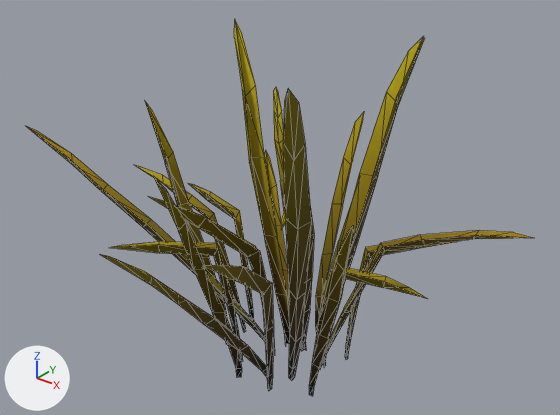
Two versions of the glTF model assets/nature/Grass_Wispy_Short.gltf, one commit apart.
Camera for both pictures: a 50 mm camera at (1.259, -1.584, 1.494) aimed at (-0.033, 0.031, 0.492). The axes (+X, +Y, +Z) are drawn at lower left. The lights are the same throughout. The first picture is the older version. Mesh edges are drawn as thin lines.

Script lines for the objects in view, before the commit:
```python
mat_grass = bpy.data.materials.new('Grass')
mat_grass.use_nodes = True; mat_grass.node_tree.nodes.clear()
_N = mat_grass.node_tree.nodes; _L = mat_grass.node_tree.links
n0 = _N.new('ShaderNodeBsdfPrincipled'); n0.name = 'Principled BSDF'
n0.inputs[2].default_value = 1.0  # 'Roughness'
n1 = _N.new('ShaderNodeOutputMaterial'); n1.name = 'Material Output'
n2 = _N.new('ShaderNodeMix'); n2.name = 'Mix'
n2.data_type = 'RGBA'
n2.blend_type = 'MULTIPLY'
n2.inputs[0].default_value = 1.0  # 'Factor'
n3 = _N.new('ShaderNodeVertexColor'); n3.name = 'Color Attribute'
n4 = _N.new('ShaderNodeTexImage'); n4.name = 'Image Texture'
n4.image = img_grass
_L.new(n0.outputs[0], n1.inputs[0])  # 'BSDF' to 'Surface'
_L.new(n2.outputs[2], n0.inputs[0])  # 'Result' to 'Base Color'
_L.new(n3.outputs[0], n2.inputs[7])  # 'Color' to 'B'
_L.new(n4.outputs[0], n2.inputs[6])  # 'Color' to 'A'
me_plane_033 = bpy.data.meshes.new('Plane.033')
me_plane_033.from_pydata(...)  # 434 vertices, 494 faces; spans x -0.728..0.594, y -0.627..0.583, z -0.086..0.986
me_plane_033.materials.append(mat_grass)
ob_grass_wispy_short = bpy.data.objects.new('Grass_Wispy_Short', me_plane_033)
ob_grass_wispy_short.location = (0.0, 0.0, 0.0)
```
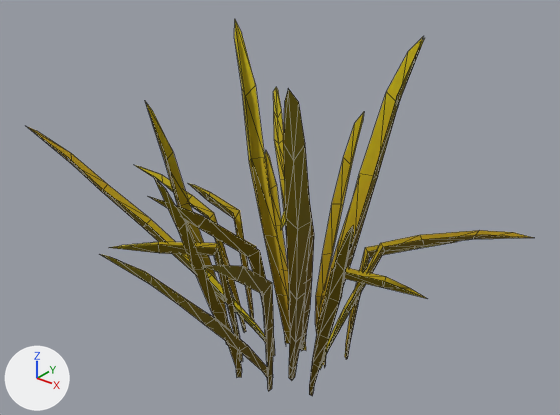
Where the newer file only moved an object's origin or applied its transform, the numbers keep the older frame.

The change, as JSON lines over the scene's bpy script:
```json
{"op": "remove", "block": "mat_grass", "code": "n2 = _N.new('ShaderNodeMix'); n2.name = 'Mix'"}
{"op": "remove", "block": "mat_grass", "code": "n2.data_type = 'RGBA'"}
{"op": "remove", "block": "mat_grass", "code": "n2.blend_type = 'MULTIPLY'"}
{"op": "remove", "block": "mat_grass", "code": "n2.inputs[0].default_value = 1.0  # 'Factor'"}
{"op": "remove", "block": "mat_grass", "code": "n3 = _N.new('ShaderNodeVertexColor'); n3.name = 'Color Attribute'"}
{"block": "mat_grass", "where": "n0 = _N.new('ShaderNodeBsdfPrincipled'); n0.name = 'Principled BSDF'"}
{"block": "mat_grass", "where": "n4 = _N.new('ShaderNodeTexImage'); n4.name = 'Image Texture'"}
{"op": "remove", "block": "mat_grass", "code": "_L.new(n2.outputs[2], n0.inputs[0])  # 'Result' to 'Base Color'"}
{"op": "remove", "block": "mat_grass", "code": "_L.new(n3.outputs[0], n2.inputs[7])  # 'Color' to 'B'"}
{"op": "remove", "block": "mat_grass", "code": "_L.new(n4.outputs[0], n2.inputs[6])  # 'Color' to 'A'"}
{"op": "add", "block": "mat_grass", "code": "_L.new(n4.outputs[0], n0.inputs[0])  # 'Color' to 'Base Color'"}
```

What differs and where, as boxes [x1, y1, x2, y2] in the pictures (560 x 415 px):
```json
{"object": "Grass_Wispy_Short", "change": "recoloured", "before": [26, 20, 532, 396], "after": [26, 20, 532, 396]}
```
